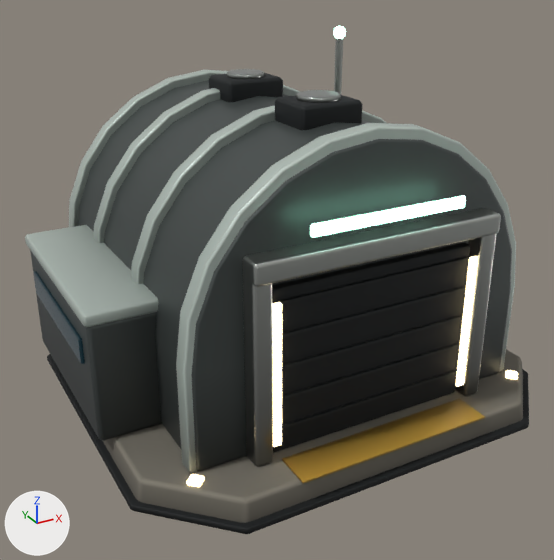
Renders of the glTF model github-io/public/models/barracks.glb from each side of a commit.
The view is the same before and after, from a 50 mm lens placed at (-4.06, -7.23, 4.84), pointed at (-0.2, -0.21, 1.33). Lighting does not change. The marker at lower left points along +X, +Y and +Z. The first picture is the older version.

In view in the first picture: 'Annex', 'Foundation.001', 'Gear.007', 'Hangar', 'Hazard.001', 'Lamps.003', 'Lights.007', 'Ribs', 'Steel.009', 'Trim.001', 'Windows.001' and 1 more.
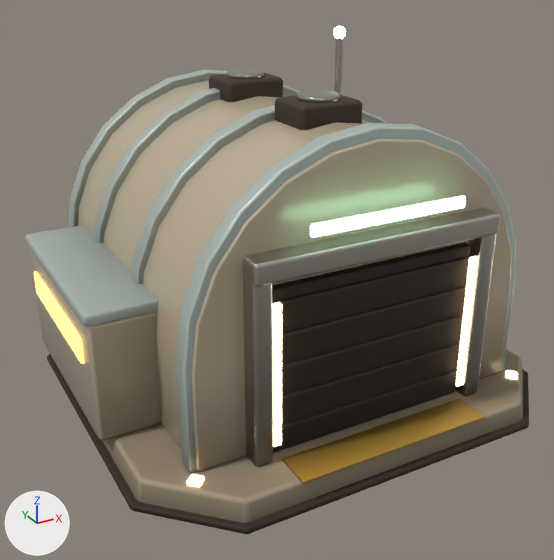
Patch to the scene script:
```diff
--- a/github-io/public/models/barracks.glb.py
+++ b/github-io/public/models/barracks.glb.py
@@ mat_concrete @@
 n2 = _N.new('ShaderNodeMix'); n2.name = 'Mix'
 n2.inputs[0].default_value = 1.0  # 'Factor'
-n2.inputs[7].default_value = (0.266, 0.254, 0.209, 1.0)  # 'B', grey #8d8a7e
+n2.inputs[7].default_value = (0.485, 0.402, 0.279, 1.0)  # 'B', beige #b9aa90
 n3 = _N.new('ShaderNodeVertexColor'); n3.name = 'Color Attribute'
@@ mat_undercarriage @@
 n2 = _N.new('ShaderNodeMix'); n2.name = 'Mix'
 n2.inputs[0].default_value = 1.0  # 'Factor'
-n2.inputs[7].default_value = (0.0168, 0.0212, 0.0232, 1.0)  # 'B', black #23282a
+n2.inputs[7].default_value = (0.0887, 0.0612, 0.0452, 1.0)  # 'B', brown #54463c
 n3 = _N.new('ShaderNodeVertexColor'); n3.name = 'Color Attribute'
@@ mat_armor @@
 n0 = _N.new('ShaderNodeBsdfPrincipled'); n0.name = 'Principled BSDF'
-n0.inputs[1].default_value = 0.55  # 'Metallic'
-n0.inputs[2].default_value = 0.46  # 'Roughness'
+n0.inputs[1].default_value = 0.12  # 'Metallic'
+n0.inputs[2].default_value = 0.25  # 'Roughness'
 n1 = _N.new('ShaderNodeOutputMaterial'); n1.name = 'Material Output'
@@ mat_armor @@
 n2 = _N.new('ShaderNodeMix'); n2.name = 'Mix'
 n2.inputs[0].default_value = 1.0  # 'Factor'
-n2.inputs[7].default_value = (0.0999, 0.117, 0.114, 1.0)  # 'B', dark grey #59605f
+n2.inputs[7].default_value = (0.672, 0.565, 0.402, 1.0)  # 'B', beige #d6c6aa
 n3 = _N.new('ShaderNodeVertexColor'); n3.name = 'Color Attribute'
@@ mat_window @@
+mat_window = bpy.data.materials.new('Window')
+# nodes: BsdfPrincipled, Mix, OutputMaterial, VertexColor
+# colours: orange #ffcf7a, mixed with the vertex colours
@@ me_windows_001 @@
 me_windows_001.from_pydata(...)  # 24 vertices, 44 faces; spans x -2.59..-2.53, y -0.6..1.3, z 1.08..1.36
-me_windows_001.materials.append(mat_glass)
+me_windows_001.materials.append(mat_window)
```

Where the change shows, as pixel boxes (x1, y1, x2, y2) in the pictures (554 x 560 px):
'Hangar', surface changed (grey to beige): (78, 80, 512, 471) in both
'Gear.007', surface changed: (209, 73, 470, 453) in both
'Foundation.001', surface changed: (102, 349, 523, 523) in both
'Annex', surface changed (black to brown): (30, 250, 162, 440) in both
'Trim.001', surface changed: (47, 354, 529, 534) in both
'Windows.001', recoloured (grey to beige): (33, 271, 85, 364) in both
